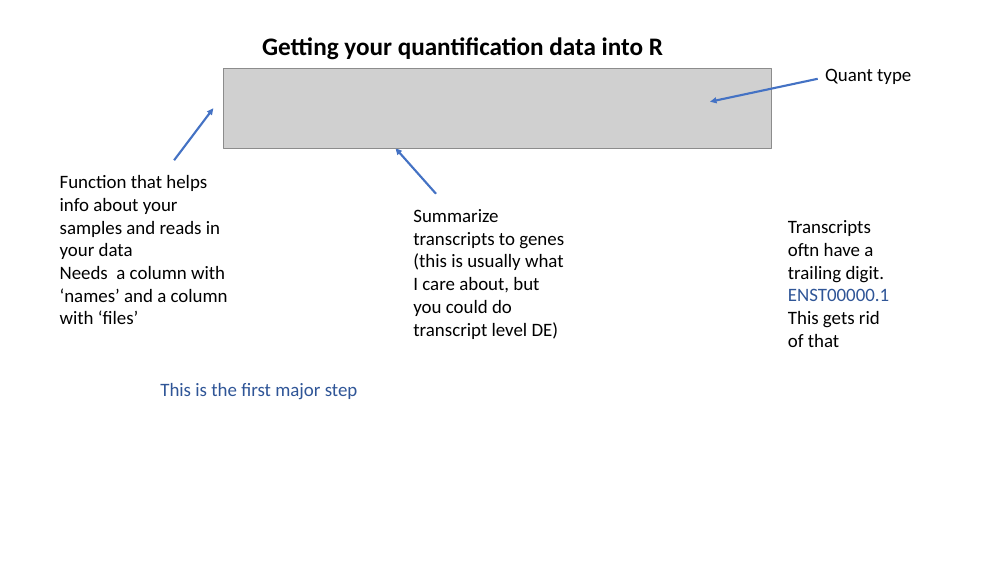
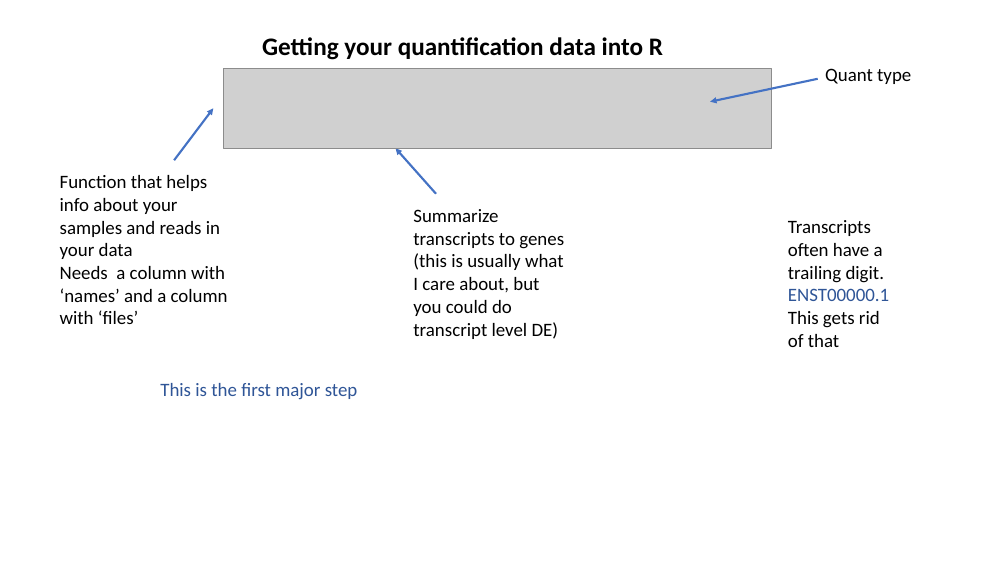
Before and after one commit to jraab/GNET749_RNAseq, a slide deck: slide 21 of lectures/2026_GNET749_Lecture4_RNAseq.pptx. Drawn at 1008x567 pixels with LibreOffice and Linux fonts; fonts in the diff are those of the drawing; grey boxes stand for pictures. Boxes give left, top, right and bottom in pixels: in the first picture for what was removed or moved away, otherwise in the second. Text is boxed around its words. In the diff, an @@ line names an element or a change of style, - is before the commit and + after.

```diff
--- a/lectures/2026_GNET749_Lecture4_RNAseq.pptx
+++ b/lectures/2026_GNET749_Lecture4_RNAseq.pptx
@@ text at box(788, 220, 889, 347): text changed @@
-Transcripts oftn have a trailing digit. ENST00000.1 This gets rid of that
+Transcripts often have a trailing digit. ENST00000.1 This gets rid of that
```
Also in this commit, not shown: 4 other slides changed.
